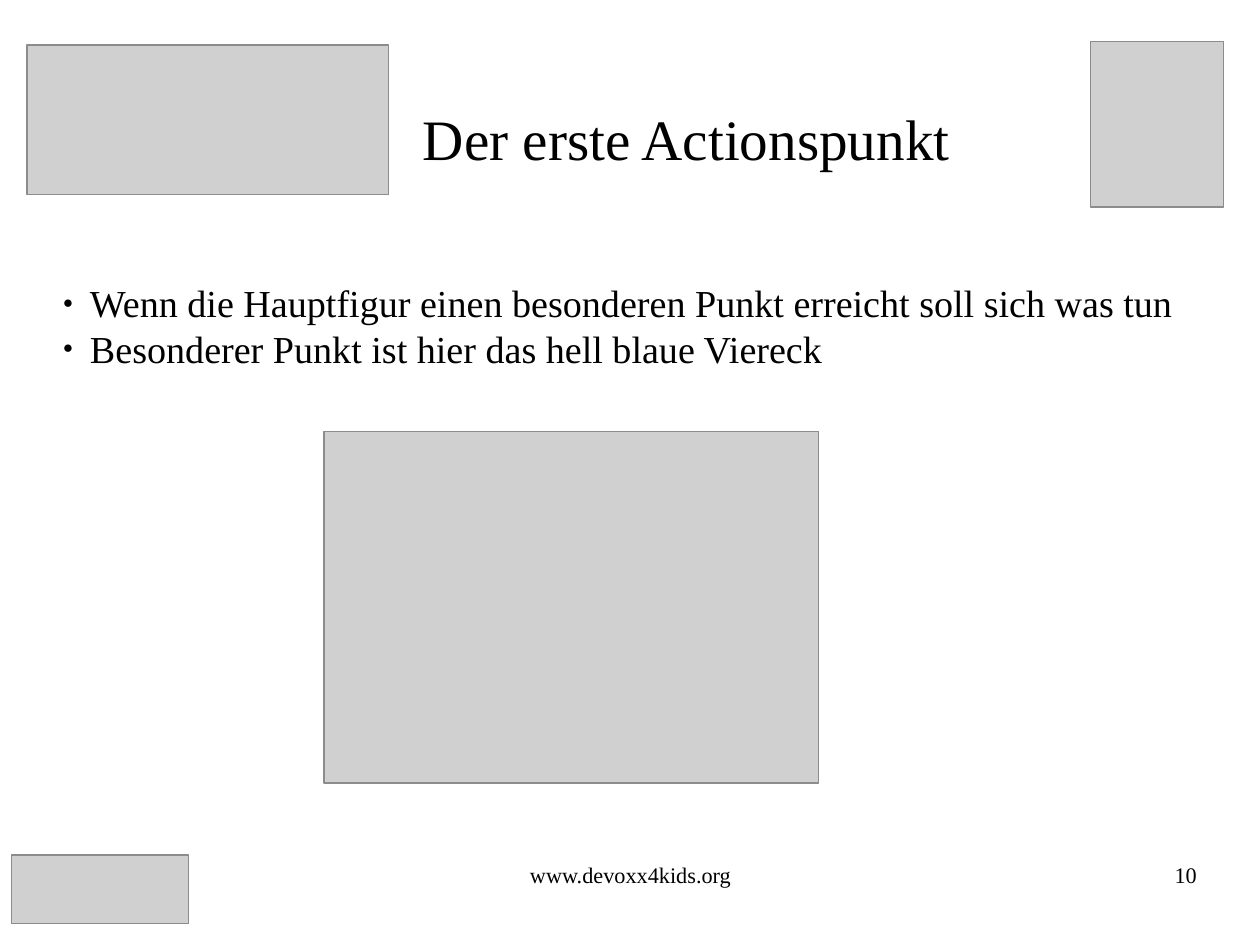
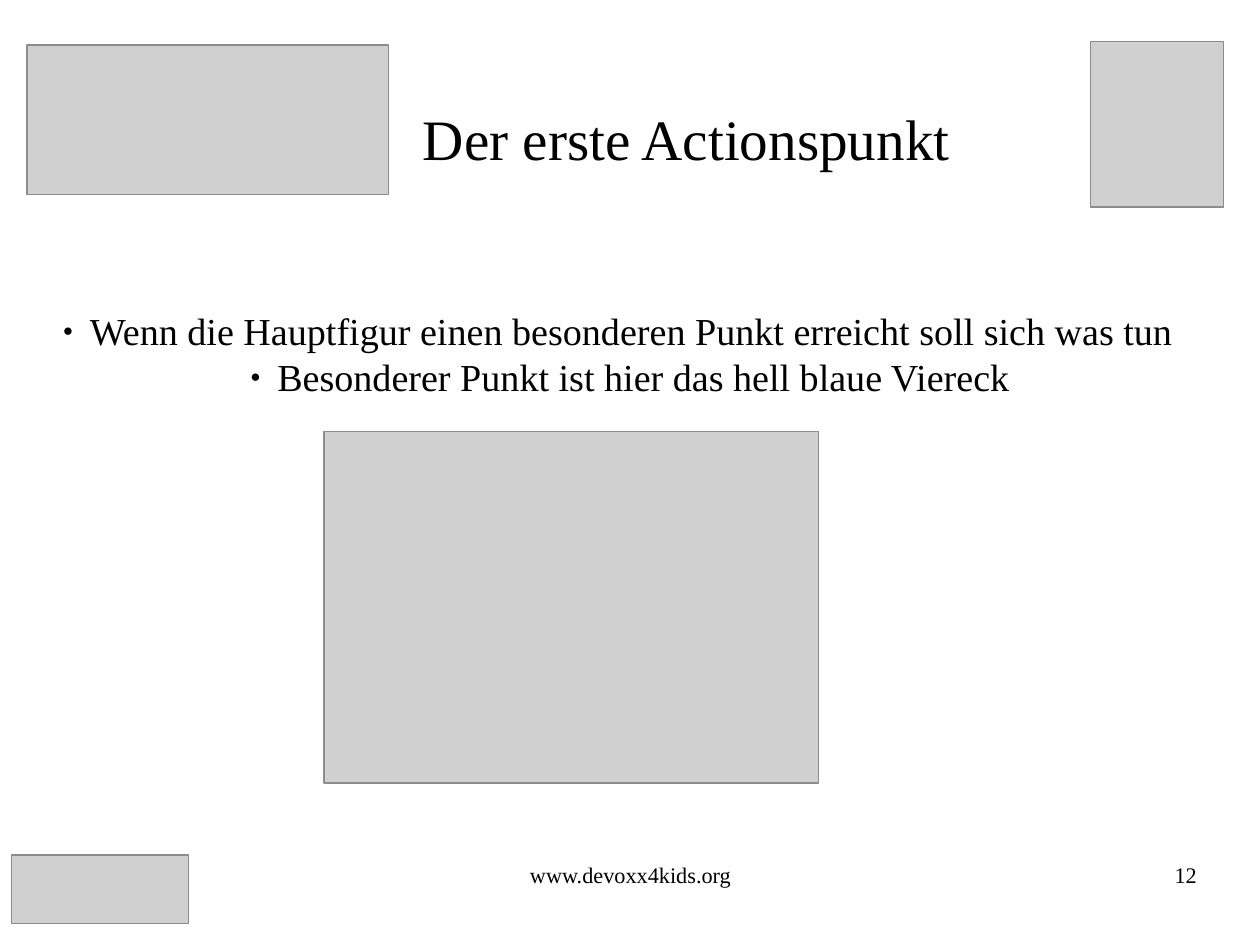
Before and after one commit to Devoxx4KidsDE/workshop-scratch, a slide deck: slide 12 of treasure_hunt/Schatz_Suche_Scratch_Aufgaben.odp (slide 10 before the commit). Drawn at 1260x945 pixels with LibreOffice and Linux fonts; fonts in the diff are those of the drawing; grey boxes stand for pictures. Boxes give left, top, right and bottom in pixels: in the first picture for what was removed or moved away, otherwise in the second. Text is boxed around its words. In the diff, an @@ line names an element or a change of style, - is before the commit and + after.

```diff
--- a/treasure_hunt/Schatz_Suche_Scratch_Aufgaben.odp
+++ b/treasure_hunt/Schatz_Suche_Scratch_Aufgaben.odp
@@ subtitle at (277, 364, 1009, 392): alignment left to centre @@
@@ page number at (1175, 868, 1197, 883): text changed @@
-10
+12
```
Also in this commit, not shown: 13 other slides changed, 20 slides added, 1 other file.
